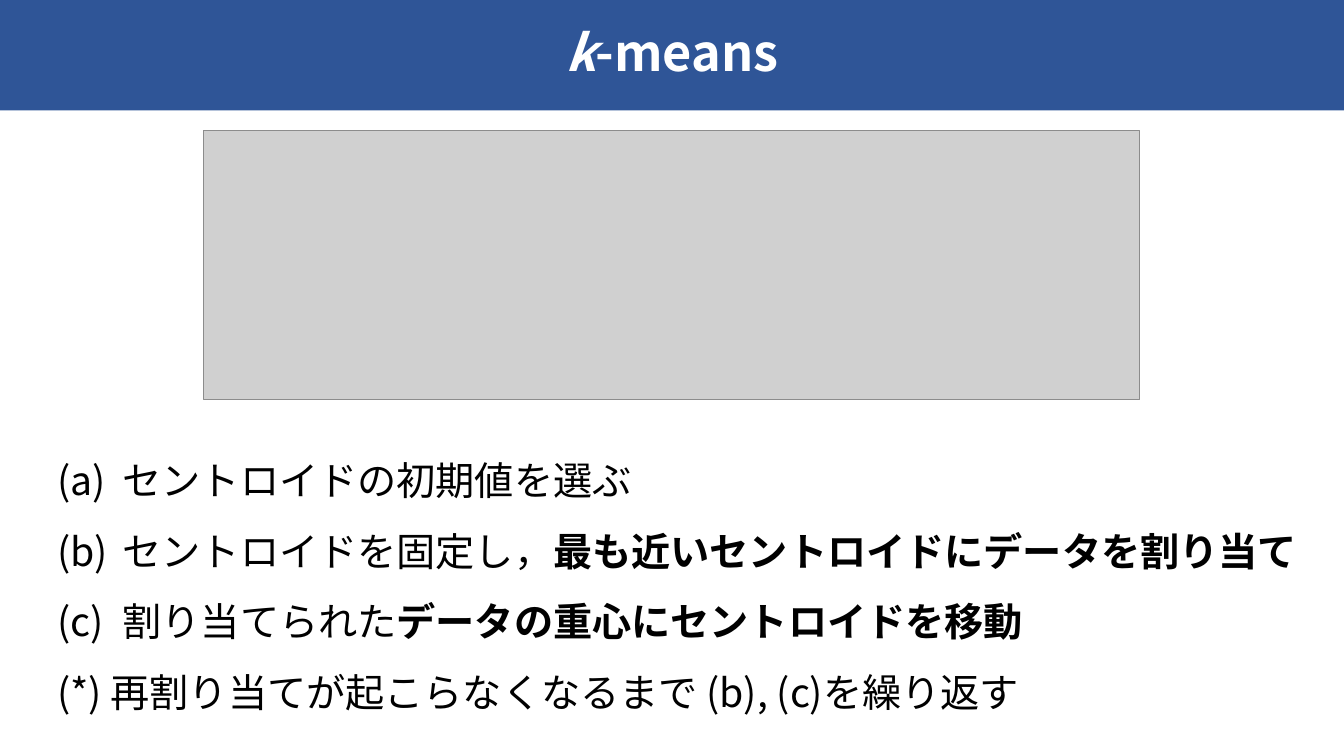
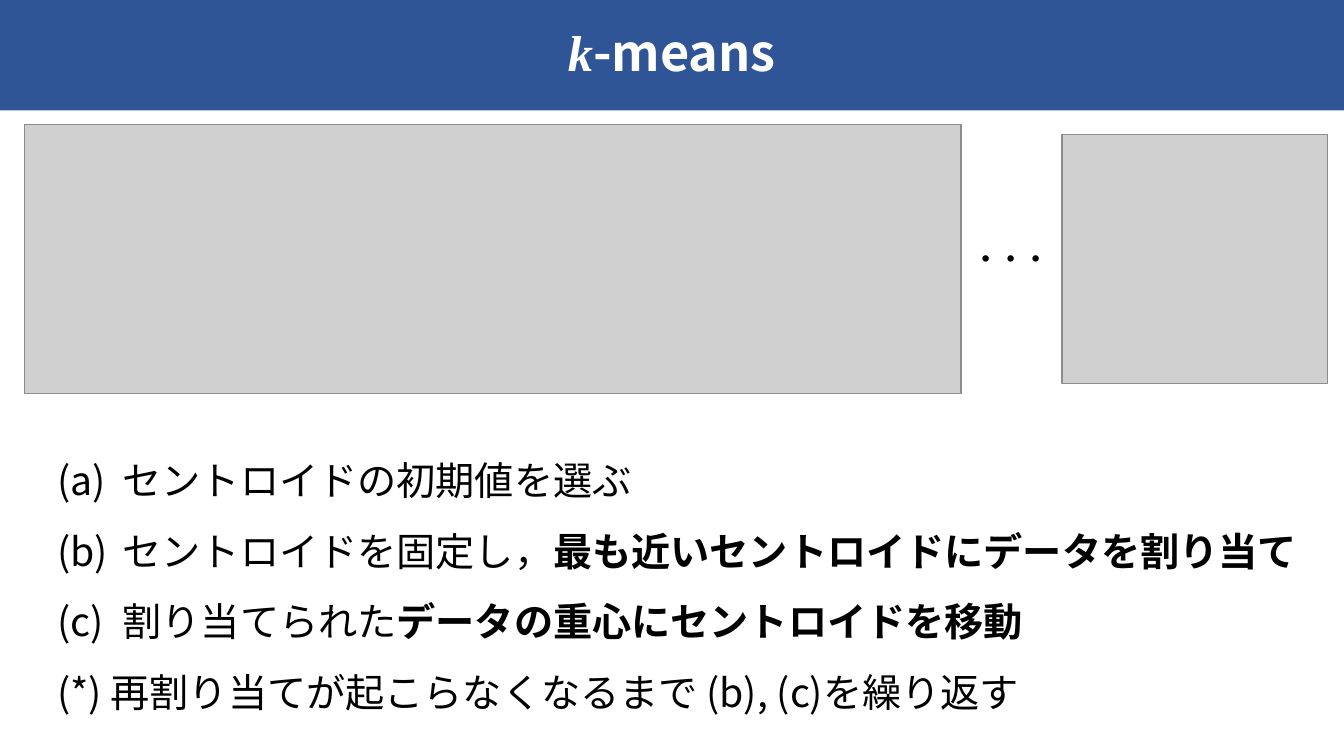
Before and after one commit to raryosu/graduation-research, a slide deck: slide 5 of docs/interim-presen/interim_hagihara.pptx. Drawn at 1344x756 pixels with LibreOffice and Linux fonts; fonts in the diff are those of the drawing; grey boxes stand for pictures. Boxes give left, top, right and bottom in pixels: in the first picture for what was removed or moved away, otherwise in the second. Text is boxed around its words. In the diff, an @@ line names an element or a change of style, - is before the commit and + after.

```diff
--- a/docs/interim-presen/interim_hagihara.pptx
+++ b/docs/interim-presen/interim_hagihara.pptx
@@ title "k-means" at (568,36,776,72): font Noto Sans CJK JP to Times New Roman in "k-means" @@
@@ picture: place and size @@
-picture at (204,131,1140,400)
+picture at (25,125,962,394)
@@ picture added at (1063,135,1328,384) @@
@@ text added at (973,255,1049,262), 18 pt, text #000000, bold @@
+・・・
```
Also in this commit, not shown: 9 other slides changed.
